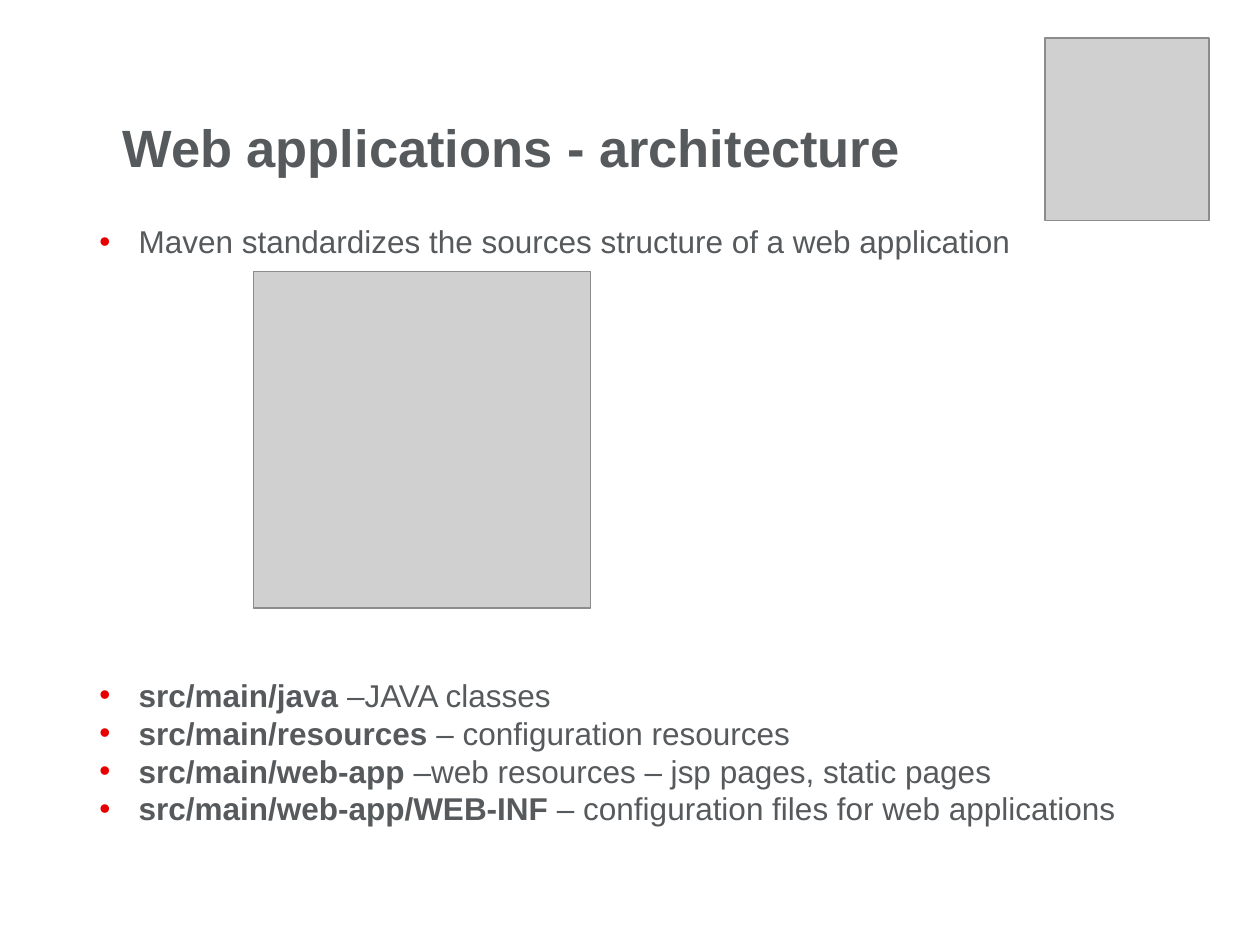
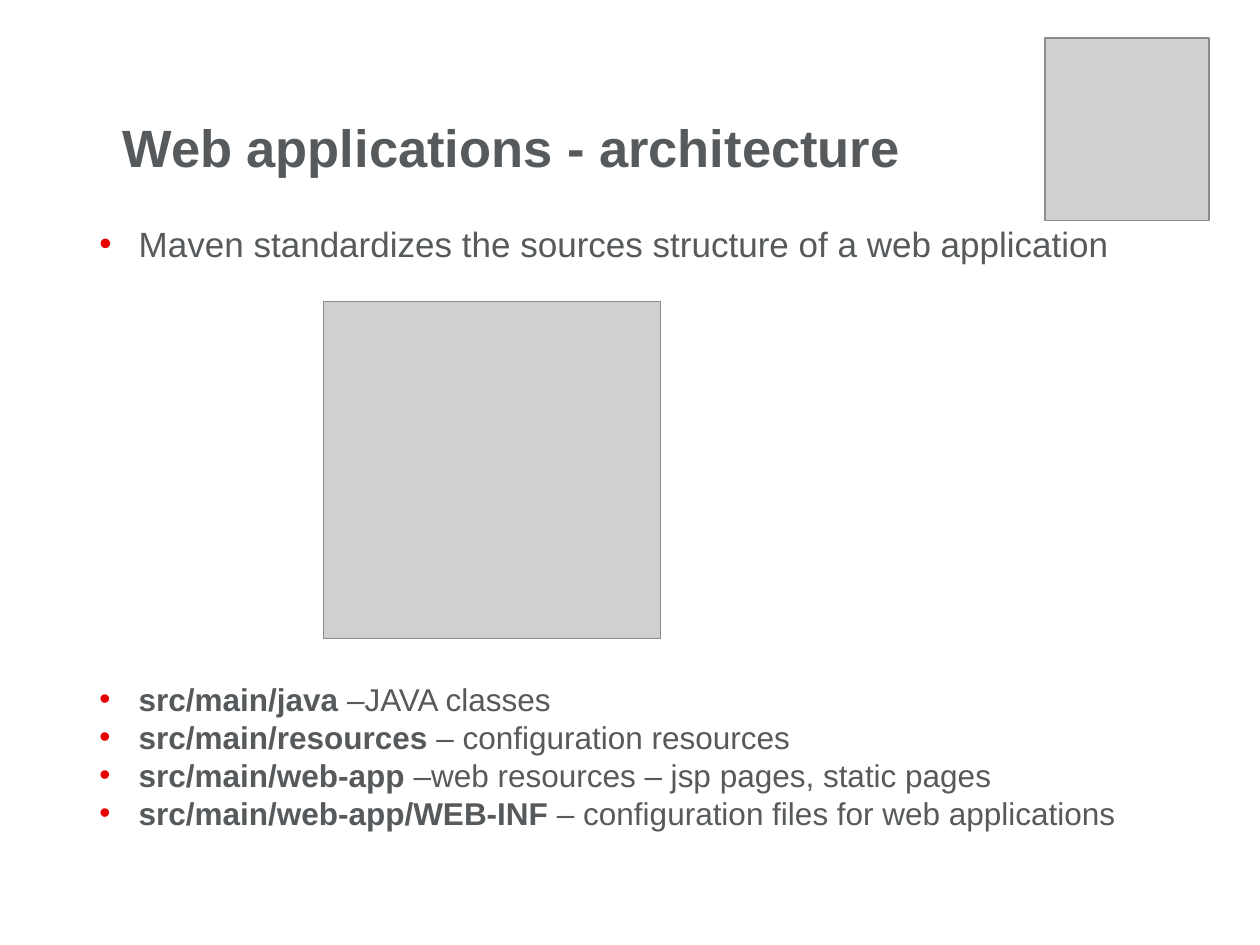
Before and after one commit to HighlandsWalker/JavaDocs, a slide deck: slide 16 of Servlets/Day1/Docs/Web Presentation-Part1.pptx. Drawn at 1260x945 pixels with LibreOffice and Linux fonts; fonts in the diff are those of the drawing; grey boxes stand for pictures; background and template pictures are left out. Boxes give left, top, right and bottom in pixels: in the first picture for what was removed or moved away, otherwise in the second. Text is boxed around its words. In the diff, an @@ line names an element or a change of style, - is before the commit and + after.

```diff
--- a/Servlets/Day1/Docs/Web Presentation-Part1.pptx
+++ b/Servlets/Day1/Docs/Web Presentation-Part1.pptx
@@ text at bbox=[139, 231, 1108, 264]: size 18 to 20 pt in "Maven standardizes the sources structure of a ..." @@
@@ picture: place and size @@
-picture at bbox=[253, 271, 590, 607]
+picture at bbox=[324, 301, 660, 638]
```
Also in this commit, not shown: 19 other slides changed, 28 other files.
